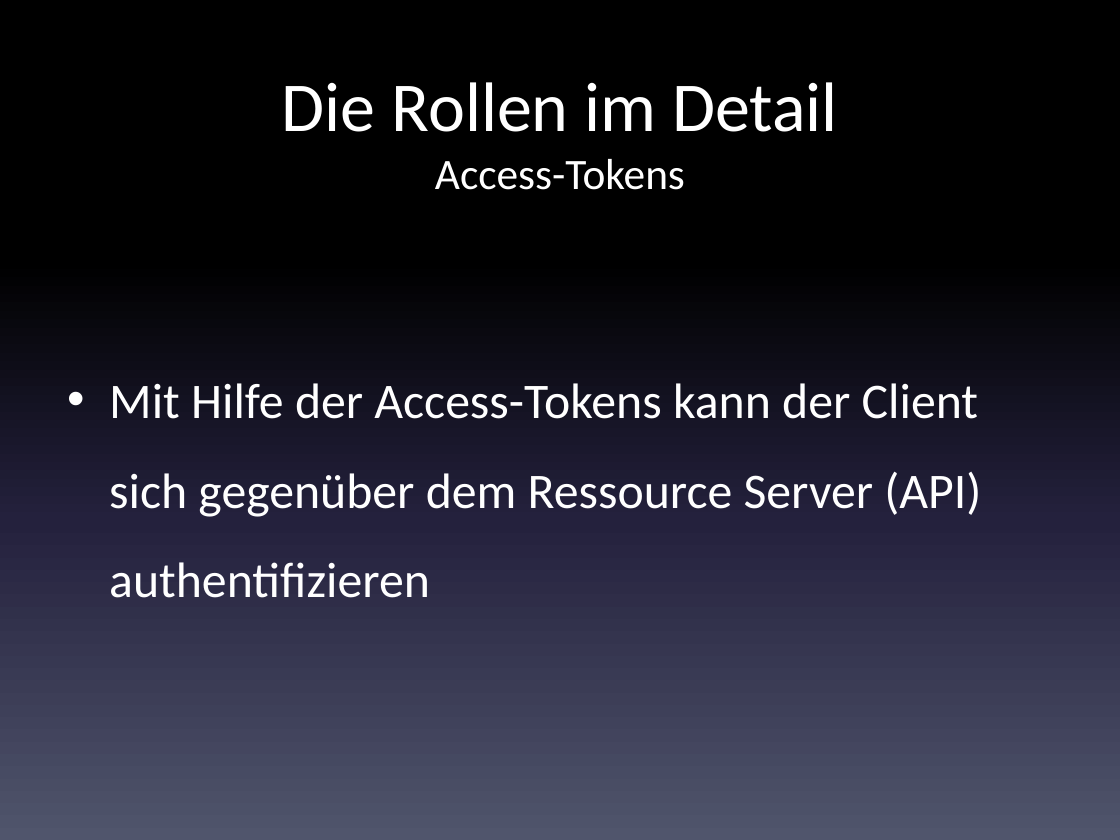
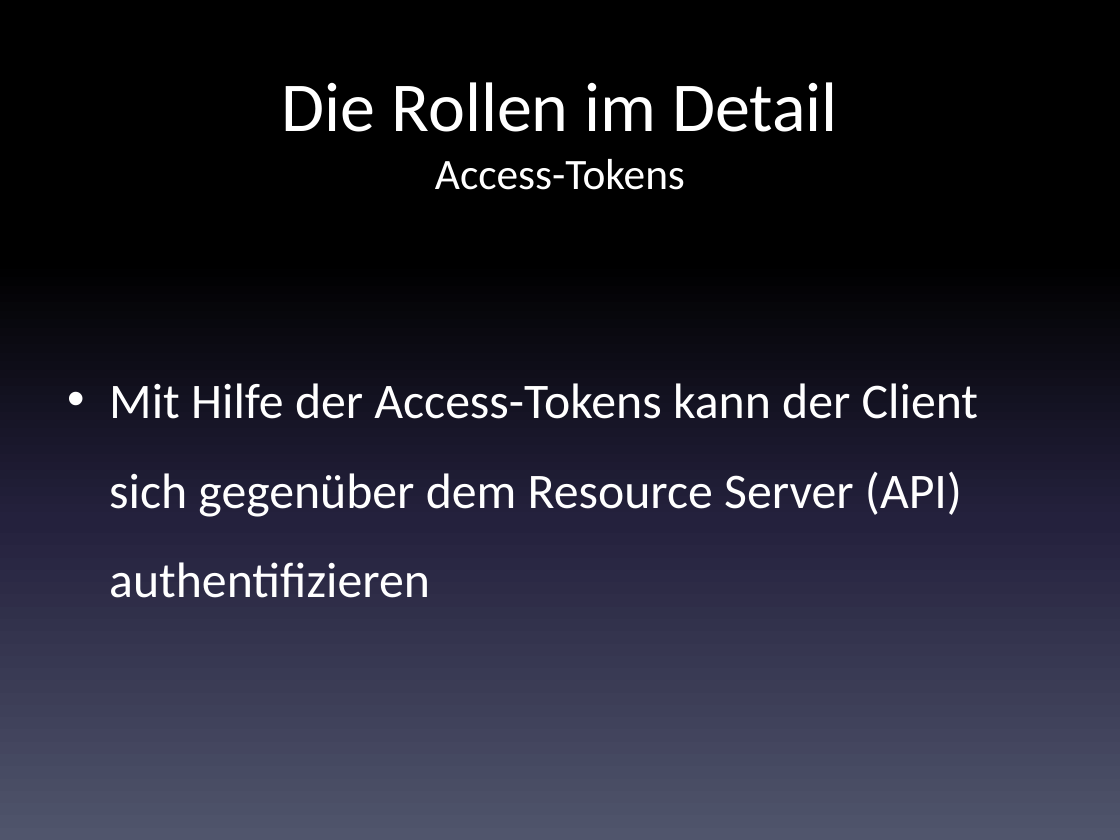
Before and after one commit to code-nirvana/oauth2_opidc_dwx2014, a slide deck: slide 40 of OAuth2_OpenIdConnect.pptx (slide 39 before the commit). Drawn at 1120x840 pixels with LibreOffice and Linux fonts; fonts in the diff are those of the drawing. Boxes give left, top, right and bottom in pixels: in the first picture for what was removed or moved away, otherwise in the second. Text is boxed around its words. In the diff, an @@ line names an element or a change of style, - is before the commit and + after.

```diff
--- a/OAuth2_OpenIdConnect.pptx
+++ b/OAuth2_OpenIdConnect.pptx
@@ text at (x1=109, y1=383, x2=978, y2=598): text changed @@
-• Mit Hilfe der Access-Tokens kann der Client sich gegenüber dem Ressource Server (API) authentifizieren
+• Mit Hilfe der Access-Tokens kann der Client sich gegenüber dem Resource Server (API) authentifizieren
```
Also in this commit, not shown: 24 other slides changed, 2 slides added, 22 slides removed.
